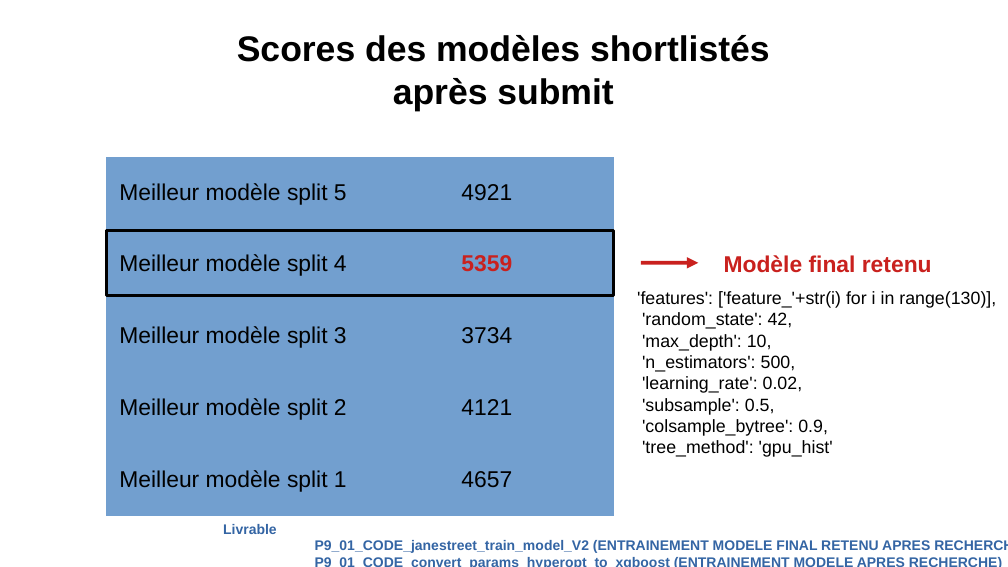
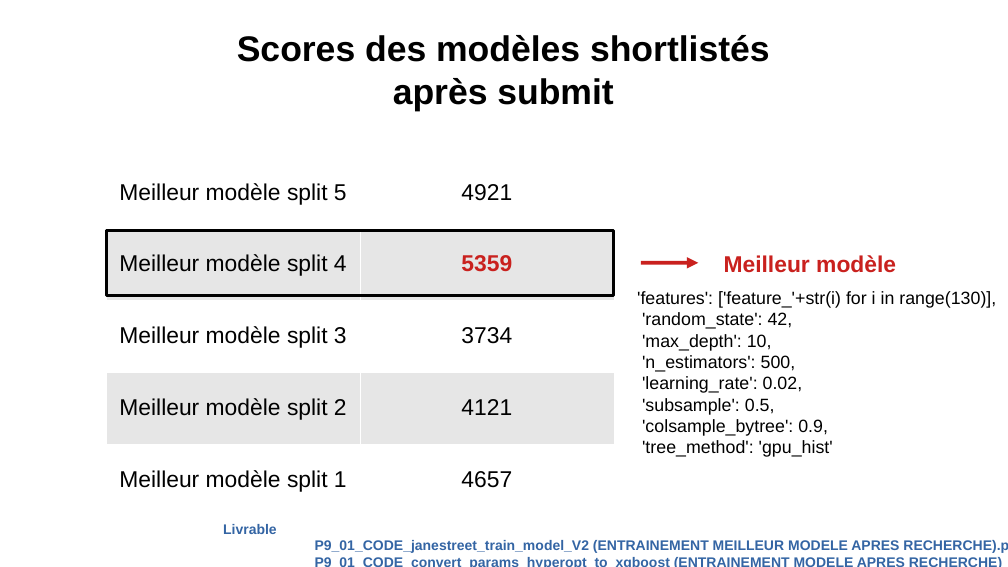
Before and after one commit to Severac/openclassrooms, a slide deck: slide 41 of PJ9/Presentation/PJ9_Presentation.odp (slide 40 before the commit). Drawn at 1008x567 pixels with LibreOffice and Linux fonts; fonts in the diff are those of the drawing. Boxes give left, top, right and bottom in pixels: in the first picture for what was removed or moved away, otherwise in the second. Text is boxed around its words. In the diff, an @@ line names an element or a change of style, - is before the commit and + after.

```diff
--- a/PJ9/Presentation/PJ9_Presentation.odp
+++ b/PJ9/Presentation/PJ9_Presentation.odp
@@ table at [106, 156, 615, 515] @@
@@ fill #729FCF to #FFFFFF in 6 cells @@
@@ fill #729FCF to #E6E6E6 in 4 cells @@
@@ borders changed @@
@@ text at [724, 255, 896, 273]: text changed @@
-Modèle final retenu
+Meilleur modèle
@@ text at [315, 540, 1008, 553]: text changed @@
-P9_01_CODE_janestreet_train_model_V2 (ENTRAINEMENT MODELE FINAL RETENU APRES RECHERCHE).py
+P9_01_CODE_janestreet_train_model_V2 (ENTRAINEMENT MEILLEUR MODELE APRES RECHERCHE).py
```
Also in this commit, not shown: 6 other slides changed, 4 slides added, 2 other files.
